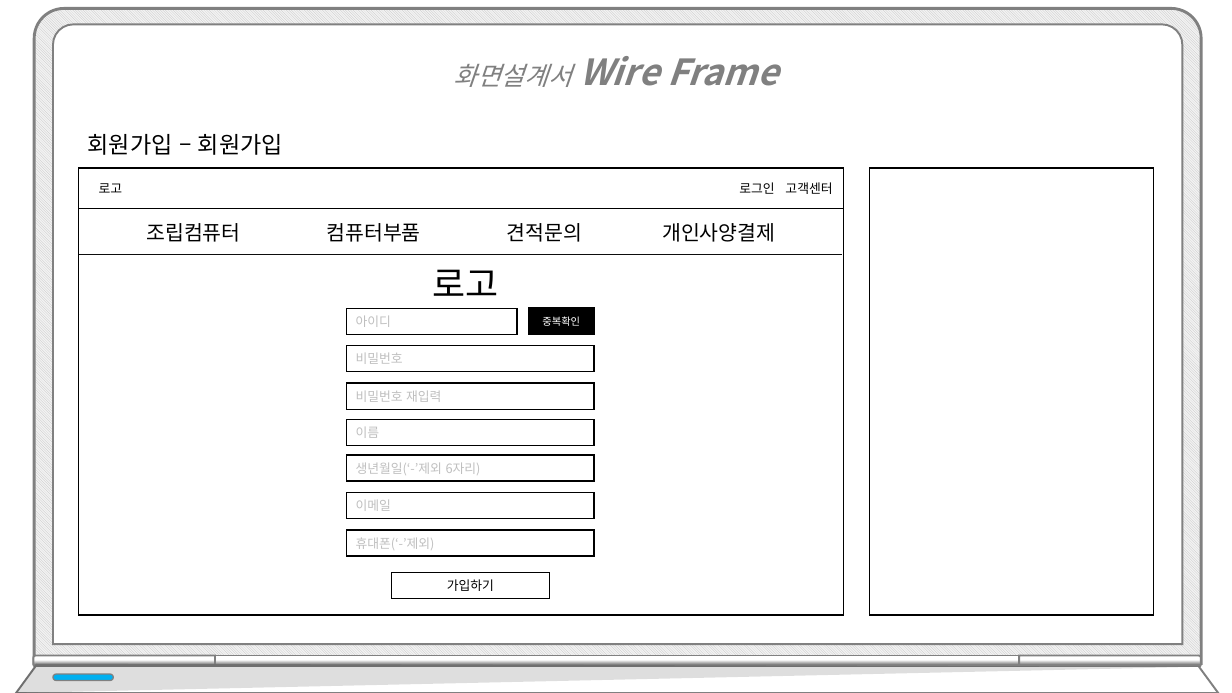
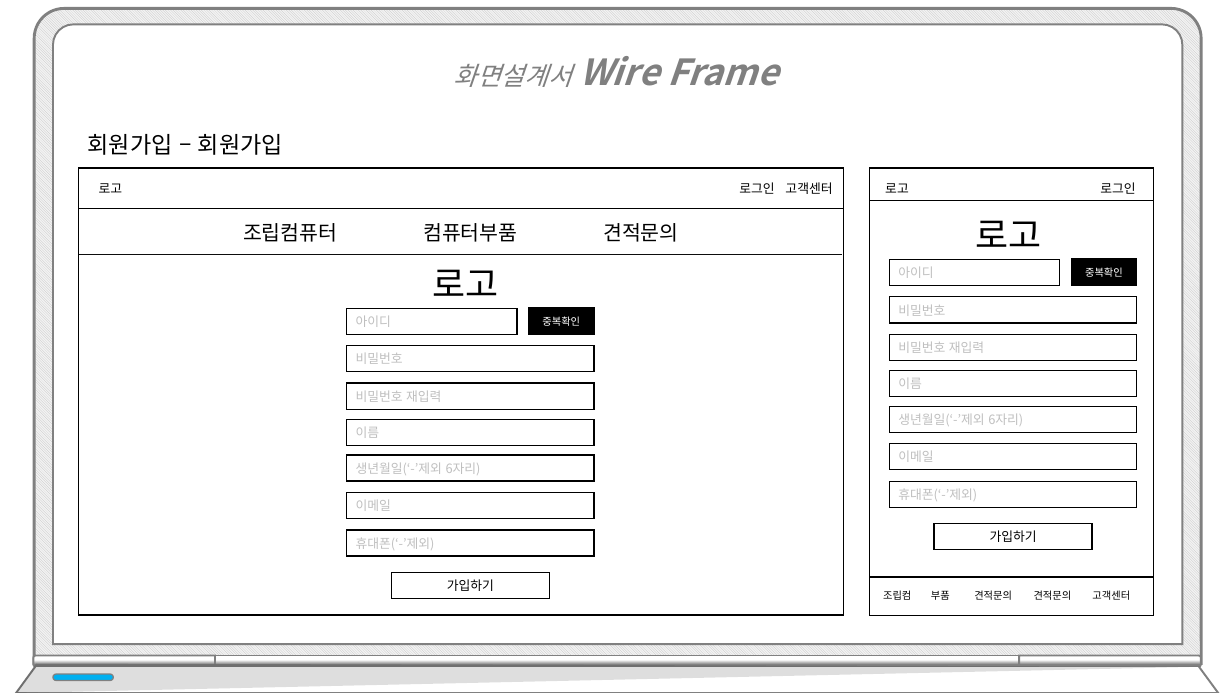
Before and after one commit to hhsw07/ezen-academy-projects, a slide deck: slide 20 of WebContent/발표/프로젝트5.pptx. Drawn at 1232x693 pixels with LibreOffice and Linux fonts; fonts in the diff are those of the drawing. Boxes give left, top, right and bottom in pixels: in the first picture for what was removed or moved away, otherwise in the second. Text is boxed around its words. In the diff, an @@ line names an element or a change of style, - is before the commit and + after.

```diff
--- a/WebContent/발표/프로젝트5.pptx
+++ b/WebContent/발표/프로젝트5.pptx
@@ line added from (870, 201) to (1153, 201), #000000 0.5 pt @@
@@ text added at <box>885,183,909,193</box>, 10 pt, text #000000 @@
+로고
@@ text added at <box>1100,182,1135,194</box>, 10 pt, text #000000 @@
+로그인
@@ text at <box>243,223,678,242</box>: text changed @@
-조립컴퓨터 컴퓨터부품 견적문의 개인사양결제
+조립컴퓨터 컴퓨터부품 견적문의
@@ text added at <box>976,220,1042,247</box>, 28 pt, text #000000 @@
+로고
@@ rectangle added at <box>889,260,1059,286</box>, fill #FFFFFF, outline #000000 1 pt, 10 pt, text #BFBFBF @@
+아이디
@@ rectangle added at <box>1071,259,1137,285</box>, fill #000000, outline #000000 1 pt, 8 pt, text #FFFFFF @@
+중복확인
@@ rectangle added at <box>889,297,1137,323</box>, fill #FFFFFF, outline #000000 1 pt, 10 pt, text #BFBFBF @@
+비밀번호
@@ rectangle added at <box>889,335,1137,360</box>, fill #FFFFFF, outline #000000 1 pt, 10 pt, text #BFBFBF @@
+비밀번호 재입력
@@ rectangle added at <box>889,371,1137,396</box>, fill #FFFFFF, outline #000000 1 pt, 10 pt, text #BFBFBF @@
+이름
@@ rectangle added at <box>889,407,1137,433</box>, fill #FFFFFF, outline #000000 1 pt, 10 pt, text #BFBFBF @@
+생년월일(‘-’제외 6자리)
@@ rectangle added at <box>889,444,1137,470</box>, fill #FFFFFF, outline #000000 1 pt, 10 pt, text #BFBFBF @@
+이메일
@@ rectangle added at <box>889,482,1137,507</box>, fill #FFFFFF, outline #000000 1 pt, 10 pt, text #BFBFBF @@
+휴대폰(‘-’제외)
@@ rectangle added at <box>934,524,1092,550</box>, fill #FFFFFF, outline #000000 1 pt, 10 pt, text #000000 @@
+가입하기
@@ rectangle added at <box>870,577,1154,615</box>, fill #FFFFFF, outline #000000 1 pt @@
@@ text added at <box>883,590,911,600</box>, 8 pt, text #000000 @@
+조립컴
@@ text added at <box>931,590,950,600</box>, 8 pt, text #000000 @@
+부품
@@ text added at <box>974,590,1012,600</box>, 8 pt, text #000000 @@
+견적문의
@@ text added at <box>1034,590,1072,600</box>, 8 pt, text #000000 @@
+견적문의
@@ text added at <box>1092,590,1130,600</box>, 8 pt, text #000000 @@
+고객센터
```
Also in this commit, not shown: 19 other slides changed, 1 other file.
